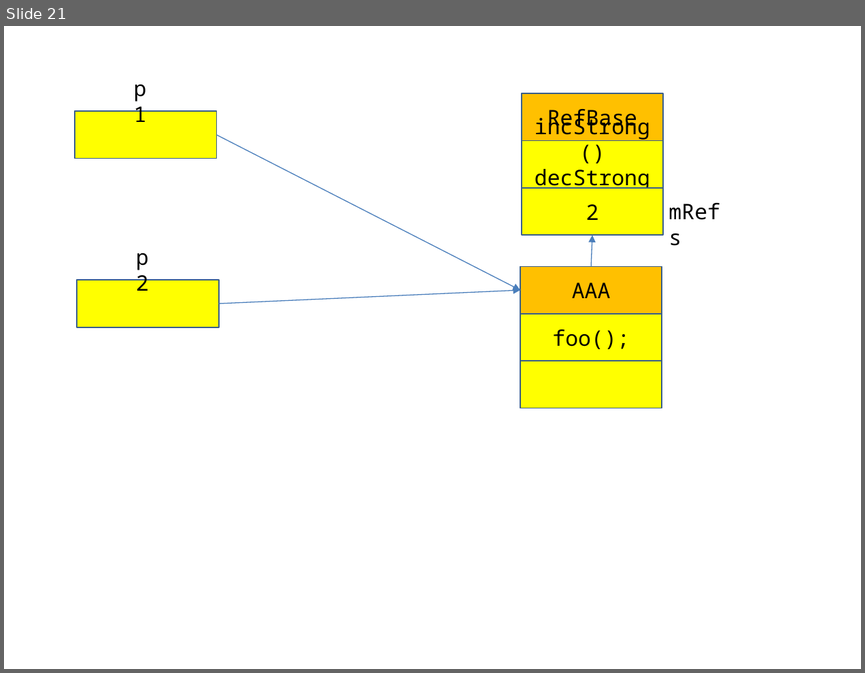
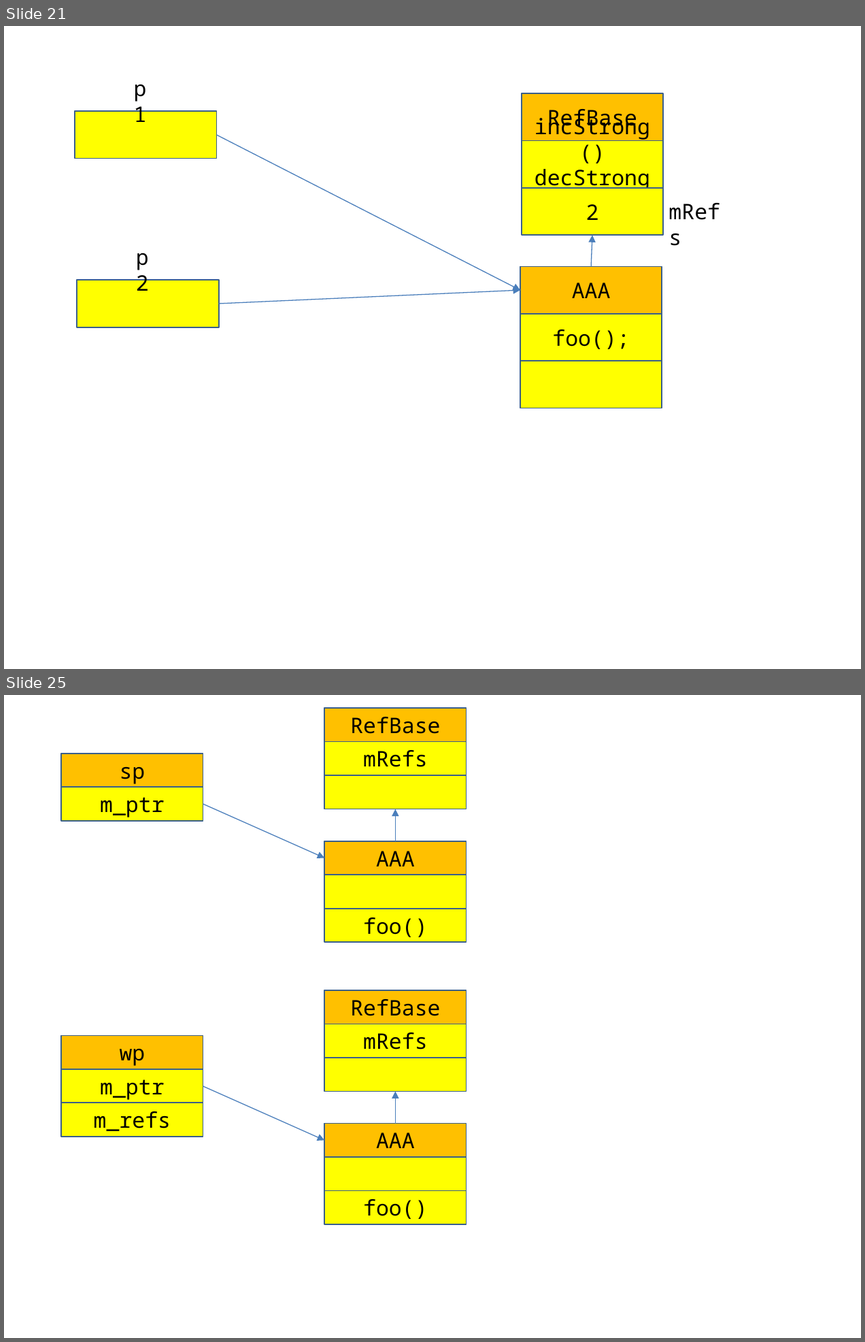
Before and after one commit to ioacademy-jikim/android_framwork, a slide deck: 03_day.pptx. Shown one above the other, each under a label of ours: slide 21 before the commit, slides 21 and 25 after it; the slides between them are not shown. The pictures are 865x673 and 865x1342 pixels, drawn with LibreOffice and Linux fonts; fonts in the diff are those of the drawing. Boxes give left, top, right and bottom in pixels: in the first picture for what was removed or moved away, otherwise in the second. Text is boxed around its words. In the diff, an @@ line names an element or a change of style, - is before the commit and + after.

```diff
--- a/03_day.pptx
+++ b/03_day.pptx
@@ slide 25 added at [4, 695, 861, 1338], background #FFFFFF @@
@@ rectangle added at [324, 708, 466, 741], fill #FFC000, outline #3A5F8C 1 pt, 18 pt, text #000000 @@
+RefBase
@@ rectangle added at [61, 753, 203, 787], fill #FFC000, outline #3A5F8C 1 pt, 18 pt, text #000000 @@
+sp
@@ rectangle added at [324, 741, 466, 775], fill #FFFF00, outline #3A5F8C 1 pt, 18 pt, text #000000 @@
+mRefs
@@ rectangle added at [324, 775, 466, 809], fill #FFFF00, outline #3A5F8C 1 pt @@
@@ rectangle added at [61, 787, 203, 820], fill #FFFF00, outline #3A5F8C 1 pt, 18 pt, text #000000 @@
+m_ptr
@@ arrow added from (203, 804) to (324, 858), #4B7EBC 0.75 pt @@
@@ arrow added from (396, 841) to (396, 809), #4B7EBC 0.75 pt @@
@@ rectangle added at [324, 841, 466, 874], fill #FFC000, outline #3A5F8C 1 pt, 18 pt, text #000000 @@
+AAA
@@ rectangle added at [324, 875, 466, 909], fill #FFFF00, outline #3A5F8C 1 pt @@
@@ rectangle added at [324, 909, 466, 942], fill #FFFF00, outline #3A5F8C 1 pt, 18 pt, text #000000 @@
+foo()
@@ rectangle added at [324, 989, 466, 1023], fill #FFC000, outline #3A5F8C 1 pt, 18 pt, text #000000 @@
+RefBase
@@ rectangle added at [61, 1035, 203, 1068], fill #FFC000, outline #3A5F8C 1 pt, 18 pt, text #000000 @@
+wp
@@ rectangle added at [324, 1024, 466, 1057], fill #FFFF00, outline #3A5F8C 1 pt, 18 pt, text #000000 @@
+mRefs
@@ rectangle added at [324, 1057, 466, 1091], fill #FFFF00, outline #3A5F8C 1 pt @@
@@ rectangle added at [61, 1070, 203, 1103], fill #FFFF00, outline #3A5F8C 1 pt, 18 pt, text #000000 @@
+m_ptr
@@ arrow added from (203, 1086) to (324, 1140), #4B7EBC 0.75 pt @@
@@ arrow added from (396, 1123) to (396, 1091), #4B7EBC 0.75 pt @@
@@ rectangle added at [61, 1103, 203, 1136], fill #FFFF00, outline #3A5F8C 1 pt, 18 pt, text #000000 @@
+m_refs
@@ rectangle added at [324, 1123, 466, 1157], fill #FFC000, outline #3A5F8C 1 pt, 18 pt, text #000000 @@
+AAA
@@ rectangle added at [324, 1157, 466, 1190], fill #FFFF00, outline #3A5F8C 1 pt @@
@@ rectangle added at [324, 1190, 466, 1223], fill #FFFF00, outline #3A5F8C 1 pt, 18 pt, text #000000 @@
+foo()
```
Also in this commit, not shown: 12 other slides added, 2 other files.
